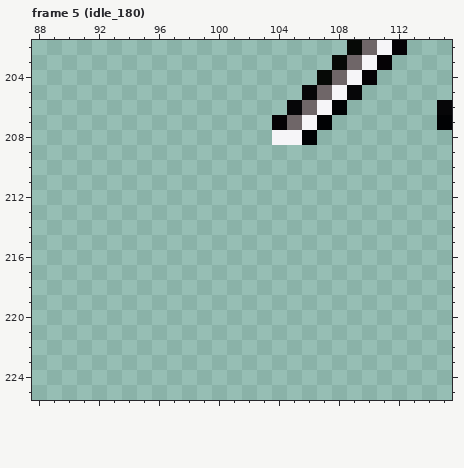
File history of a pixel-art file, Assets/Animations/Player/ASE_MainChar.ase. Above: the version before the commit.
256x256 pixels, 83 frames. Shown: frame 5 (idle_180): x 88..115, y 202..225. The old version is drawn lined up with the new one, on the new canvas. The commit also changed other frames or places, which this record leaves out.
The same view after the edit:
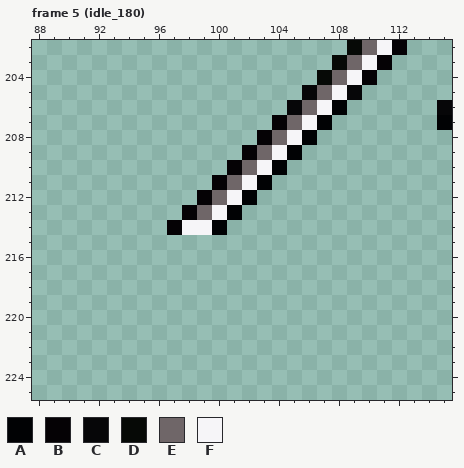
Palette (. is transparent): A #010204  B #050205  C #060608  D #060906  E #6f6668  F #f6f5f8
The edit:
{"change": "canvas 256x256 -> 256x380"}
{"where": "frame 5 (idle_180)"}
{"frame":5,"y":208,"x":103,"old":".F","new":"BE"}
{"frame":5,"y":209,"x":102,"old":"....","new":"BEFA"}
{"frame":5,"y":210,"x":101,"old":"....","new":"BEFA"}
{"frame":5,"y":211,"x":100,"old":"....","new":"BEFA"}
{"frame":5,"y":212,"x":99,"old":"....","new":"BEFA"}
{"frame":5,"y":213,"x":98,"old":"....","new":"BEFA"}
{"frame":5,"y":214,"x":97,"old":"....","new":"BFFA"}
{"label":"changed","picture_box":[167,130,302,235]}
